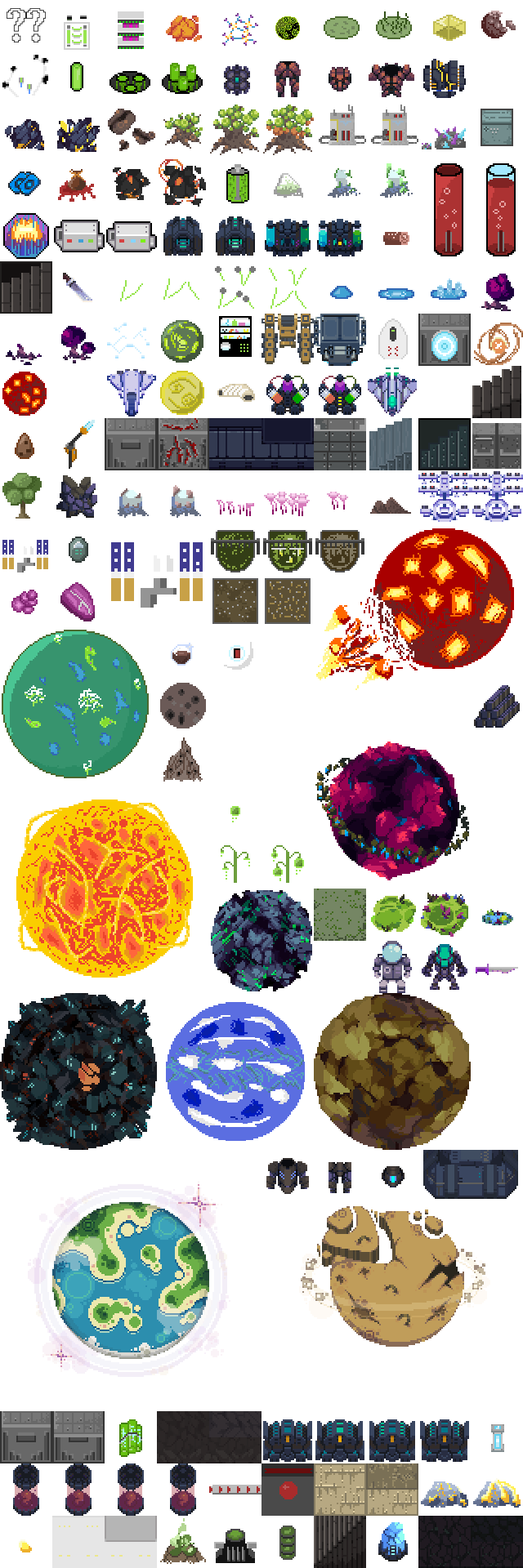
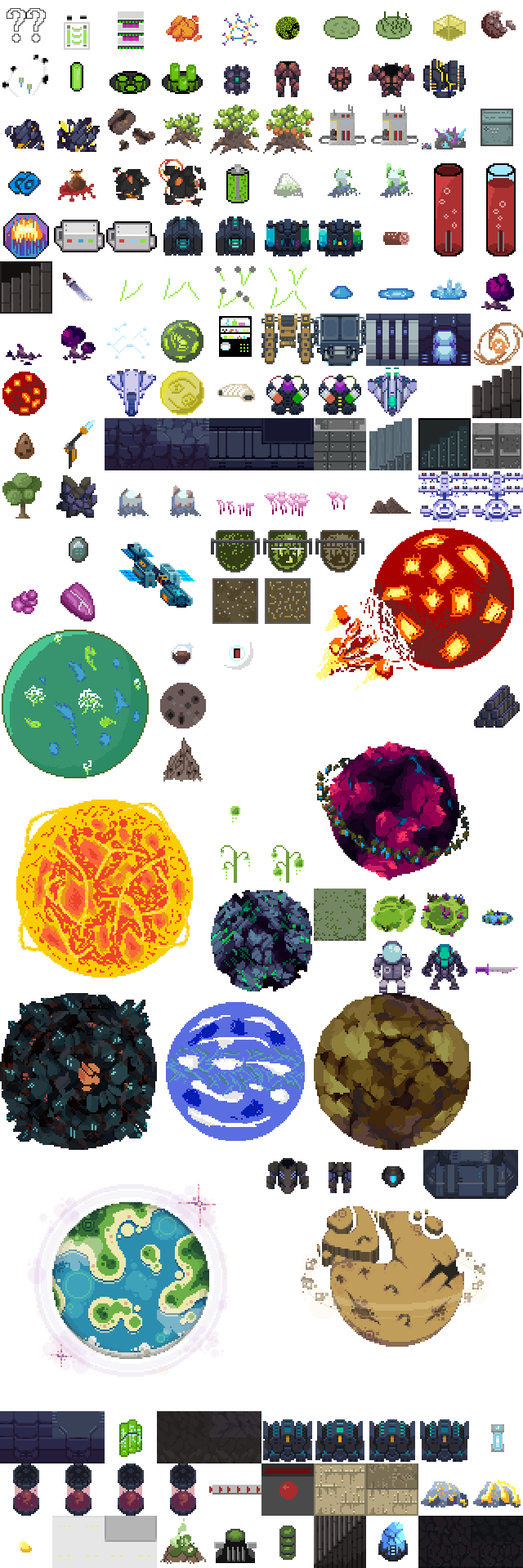
Revision of a layered 523×1568 image; what changed, layer by layer:
added layer "airlock" (1st of 2) above "airlock" over [365, 313, 419, 366]
added layer "ion-drive" (1st of 2) above "ion-drive" over [418, 313, 471, 366]
added layer "space-station" (1st of 2) above "space-station-large" over [119, 542, 195, 608]
hid "space-station-large", moved it above "space-station" over [111, 542, 203, 608]
hid "space-station" (2nd of 2), moved it above "spacelane-beacon" over [2, 539, 49, 573]
added layer "wall-ship" (1st of 2) above "wall-ship-extended" over [0, 1411, 53, 1464]
added layer "wall-ship-extended" (1st of 3) above "wall-ship-extended" over [52, 1411, 105, 1464]
added layer "wall-ship-extended" (2nd of 3) above "wall-ship-extended-test" over [52, 1411, 105, 1464]
added layer "wall-ship-damaged" (1st of 2) above "wall-ship-damaged-extended" over [104, 418, 157, 471]
added layer "wall-ship-damaged-extended" above "wall-ship-2" over [156, 418, 210, 471]
